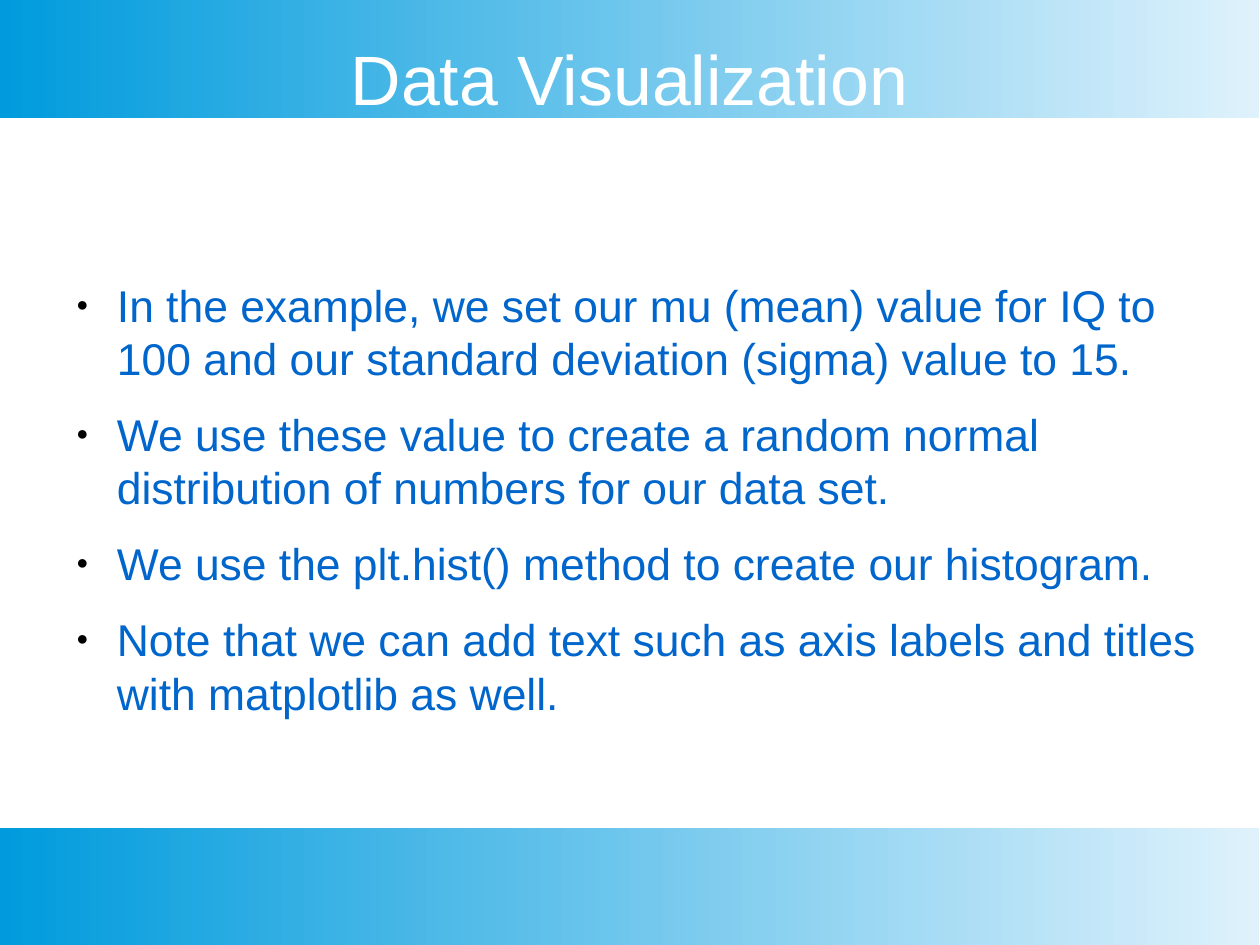
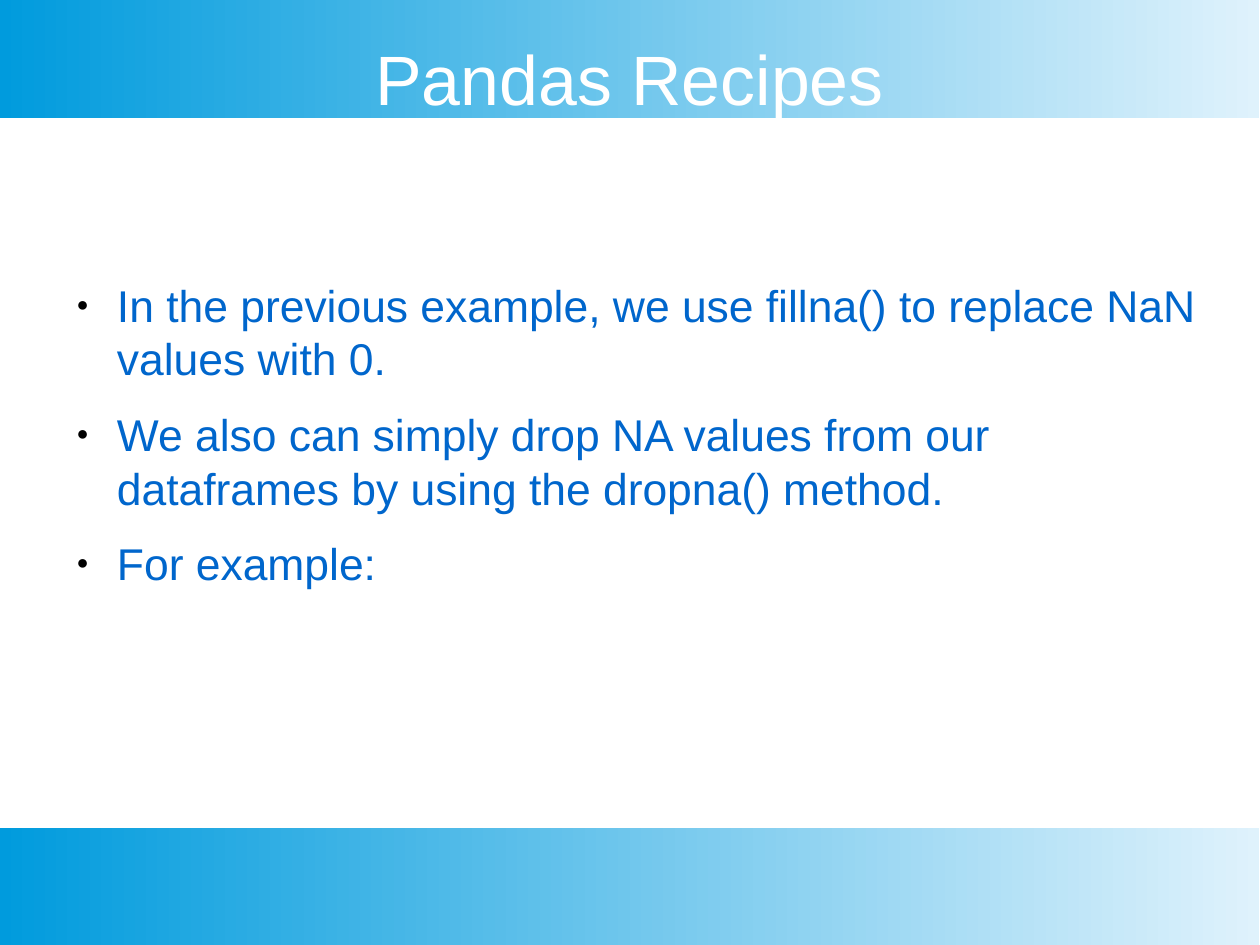
Before and after one commit to chankeypathak/CitiDataScience, a slide deck: slide 53 of marketanalyst/docs/Module 3.pptx (slide 34 before the commit). Drawn at 1260x945 pixels with LibreOffice and Linux fonts; fonts in the diff are those of the drawing. Boxes give left, top, right and bottom in pixels: in the first picture for what was removed or moved away, otherwise in the second. Text is boxed around its words. In the diff, an @@ line names an element or a change of style, - is before the commit and + after.

```diff
--- a/marketanalyst/docs/Module 3.pptx
+++ b/marketanalyst/docs/Module 3.pptx
@@ text at [375, 54, 883, 118]: text changed @@
-Data Visualization
+Pandas Recipes
@@ text at [117, 289, 1195, 590]: text changed @@
-● In the example, we set our mu (mean) value for IQ to 100 and our standard deviation (sigma) value to 15.
-● We use these value to create a random normal distribution of numbers for our data set.
-● We use the plt.hist() method to create our histogram.
-● Note that we can add text such as axis labels and titles with matplotlib as well.
+● In the previous example, we use fillna() to replace NaN values with 0.
+● We also can simply drop NA values from our dataframes by using the dropna() method.
+● For example:
```
Also in this commit, not shown: 12 other slides changed, 53 slides added, 31 slides removed, 31 other files.
